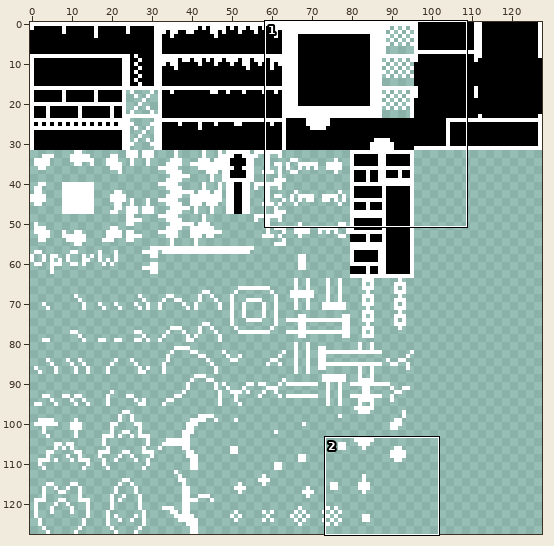
Two states of a sprite sheet, assets/textures/spritesheet.png. The first picture is a wide view before the edit; the outline marks the close-up.
Close-up. Old version:
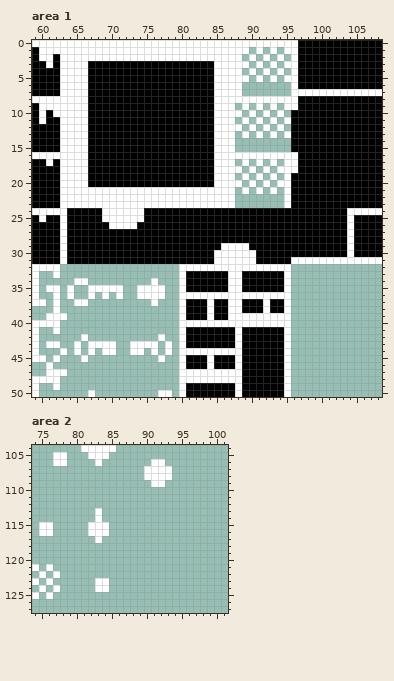
The file is 128x128 pixels. Shown: area 1: x 59..108, y 0..50; area 2: x 74..101, y 104..127.
After:
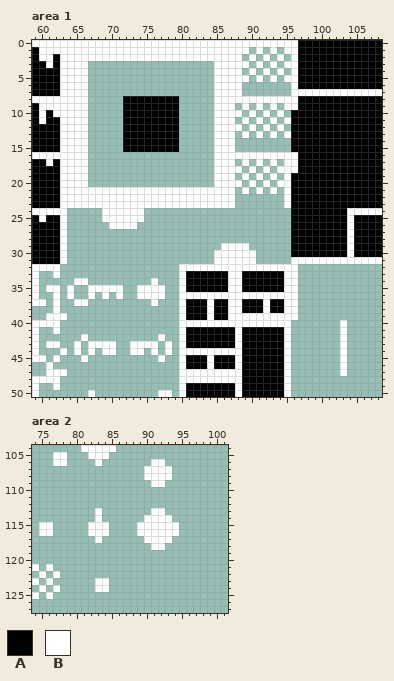
Palette (. is transparent): A #000000  B #ffffff
Change:
Area 1:
Colour B is added in rows 32 to 39 at x 96; in rows 40 to 47 at x 103.
The author cleared colour A in rows 3 to 7 at x 67 to 84; in rows 8 to 15 at x 67 to 71 and 80 to 84; in rows 16 to 20 at x 67 to 84; in rows 24 to 25 at x 64 to 68 and 75 to 95; in row 26 at x 64 to 69 and 74 to 95; in rows 27 to 28 at x 64 to 95.
The author cleared colour A in row 29 at x 64 to 85 and 90 to 95; in rows 30 to 31 at x 64 to 84 and 91 to 95.
Area 2:
Colour B is added in row 113 at x 91 to 92; in row 114 at x 90 to 93; in rows 115 to 116 at x 89 to 94; in row 117 at x 90 to 93; in row 118 at x 91 to 92.
